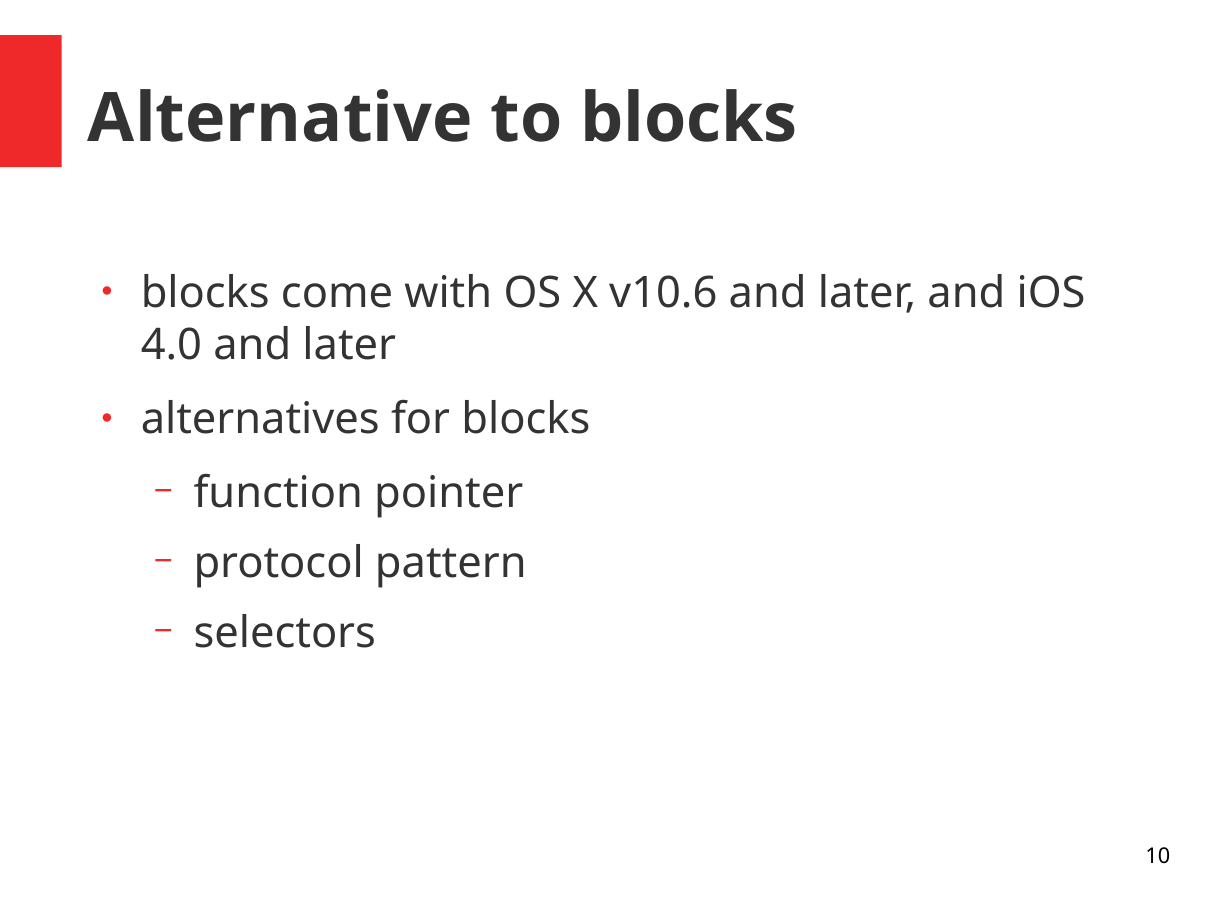
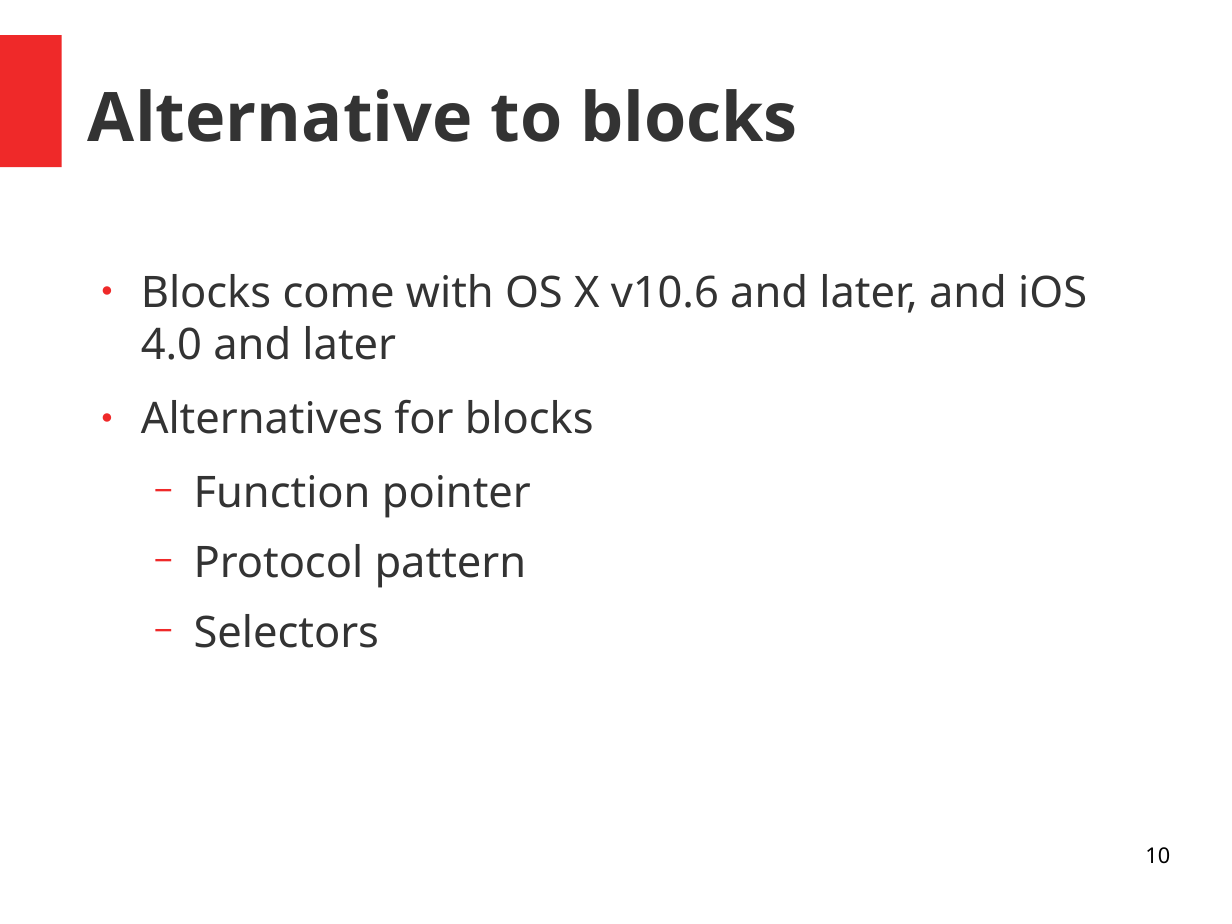
Before and after one commit to simonmtr/inf-fwpm-objective-c-bool-parser, a slide deck: slide 10 of presentation/presentation.odp. Drawn at 1232x924 pixels with LibreOffice and Linux fonts; fonts in the diff are those of the drawing. Boxes give left, top, right and bottom in pixels: in the first picture for what was removed or moved away, otherwise in the second. Text is boxed around its words. In the diff, an @@ line names an element or a change of style, - is before the commit and + after.

```diff
--- a/presentation/presentation.odp
+++ b/presentation/presentation.odp
@@ text at (x1=141, y1=274, x2=1087, y2=648): text changed @@
-● blocks come with OS X v10.6 and later, and iOS 4.0 and later
-● alternatives for blocks
-  − function pointer
-  − protocol pattern
-  − selectors
+● Blocks come with OS X v10.6 and later, and iOS 4.0 and later
+● Alternatives for blocks
+  − Function pointer
+  − Protocol pattern
+  − Selectors
```
Also in this commit, not shown: 9 other slides changed, 4 other files.
